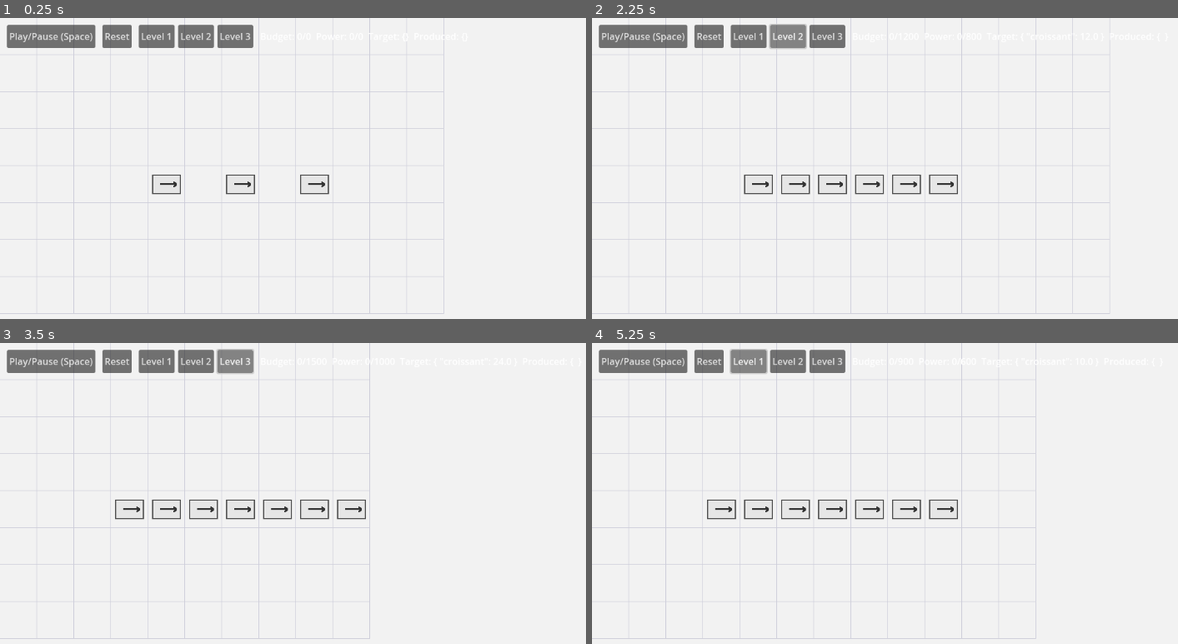
Above: before the commit, frames 1-4 (two rows, left to right).
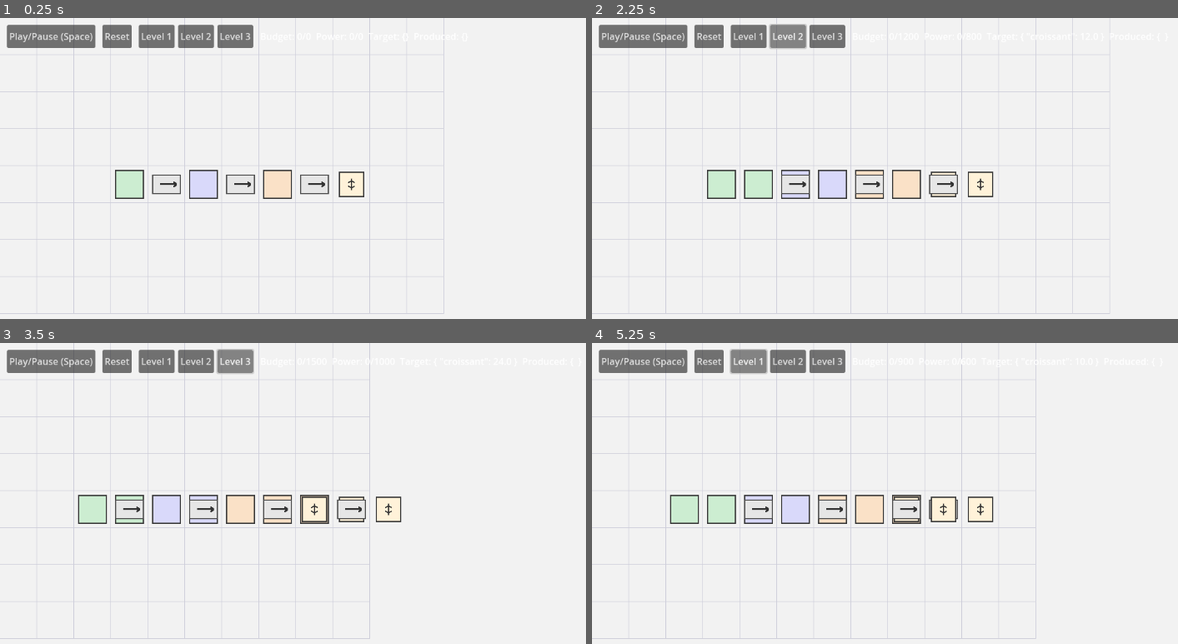
Above: after the commit, the same moments.

Repository: armanewy/cozy-factory
Game: Godot game, scene res://scenes/Main.tscn
Two runs of this game, one before a commit and one after it. Both use one fixed random seed, a clock stepped at 60 frames per second and the inputs below.
Inputs:
- Up to frame 1 (0.25 s): no input
- Up to frame 2 (2.25 s): click "Level 1" at 0.5 s; click "Level 1" at 1.25 s; click "Level 2" at 2 s
- Up to frame 3 (3.5 s): click "Level 3" at 2.75 s
- Up to frame 4 (5.25 s): click "Level 2" at 3.5 s; click "Level 3" at 4.25 s; click "Level 1" at 5 s

The runs differ from the first frame. In frame 1, 1.8% of the frame differs, in the area x 19-63%, y 50-61%; in frame 2, 2.4%; in frame 3, 2.6%; in frame 4, 2.9%, in the area x 13-69%, y 50-61%.
Error before the commit: Parse Error: Used space character for indentation instead of tab as used before in the file. (res://scripts/machine.gd:21)

Commit message:
style(gdscript): normalize indentation to tabs in machine.gd to satisfy strict tab-only rule

Diff:
--- a/cozy-factory-puzzle/scripts/machine.gd
+++ b/cozy-factory-puzzle/scripts/machine.gd
@@ -19,20 +19,20 @@
 	io_bus = io_in
 
 func tick(dt_ms: int) -> void:
-    if grid == null or io_bus == null:
-        return
-    if not is_instance_valid(grid) or not is_inside_tree():
-        return
-    _accum += dt_ms
+	if grid == null or io_bus == null:
+		return
+	if not is_instance_valid(grid) or not is_inside_tree():
+		return
+	_accum += dt_ms
 	if _accum >= cycle_ms:
 		if _process_cycle():
 			_accum = 0
 	queue_redraw()
 
 func _cell() -> Vector2i:
-    if grid != null and is_instance_valid(grid) and "to_cell" in grid:
-        return grid.to_cell(global_position)
-    return Vector2i.ZERO
+	if grid != null and is_instance_valid(grid) and "to_cell" in grid:
+		return grid.to_cell(global_position)
+	return Vector2i.ZERO
 
 func _process_cycle() -> bool:
 	# Default cycle: consume inputs -> produce one of each output
